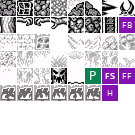
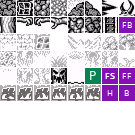
Layered file, before and after one edit (135 × 135). Changes by layer:
added group "Hoodie copy" with 2 layers above "Hoodie" over [119, 85, 135, 101]
added layer "B" in group "Hoodie copy" over [124, 90, 129, 96]
added layer "Debug #6" in group "Hoodie copy" over [119, 85, 135, 101]
